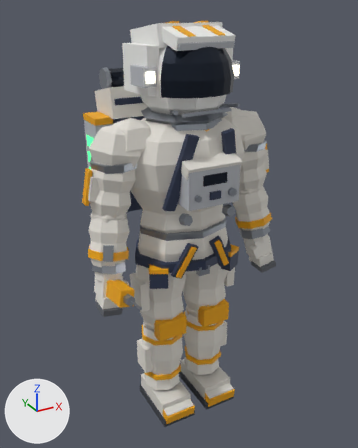
A saved change to the glTF model assets/models/characters/lucas.glb.
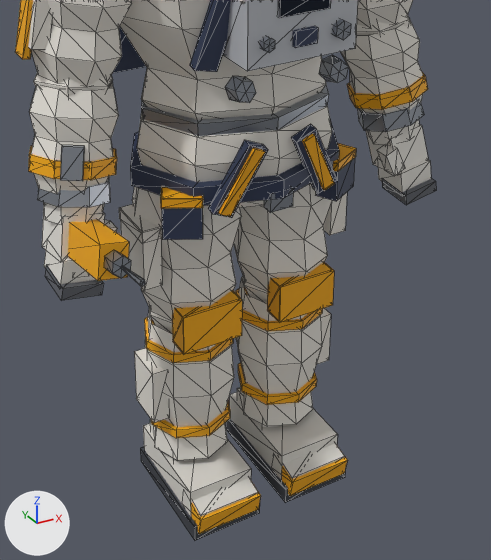
Old and new are each drawn whole from a 50 mm camera at (-1.078, -1.916, 1.986) aimed at (0.004, 0.05, 1.003) and again close up on the part from 21% to 84% of the width and 40% to 97% of the height. Arrows for +X, +Y and +Z are at lower left; the lights stay in place. The last two pictures show the newer version. The close-ups show mesh edges as thin lines. Where no turn or scale is listed for an object, it has been applied to the vertices.

Objects in the first close-up: 'Foot_R_Boot', 'Hand_R_Accent', 'Hand_R_Metal', 'Hips_Pack', 'Hips_Suit', 'LowerArm_L_Suit', 'LowerArm_R_Suit', 'LowerLeg_L_Suit', 'LowerLeg_R_Suit', 'Torso_Suit', 'Torso_SuitGrey', 'UpperArm_R_Suit', 'UpperLeg_L_Suit', 'UpperLeg_R_Suit' and 24 more.
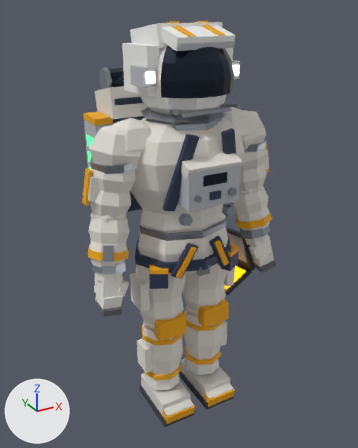
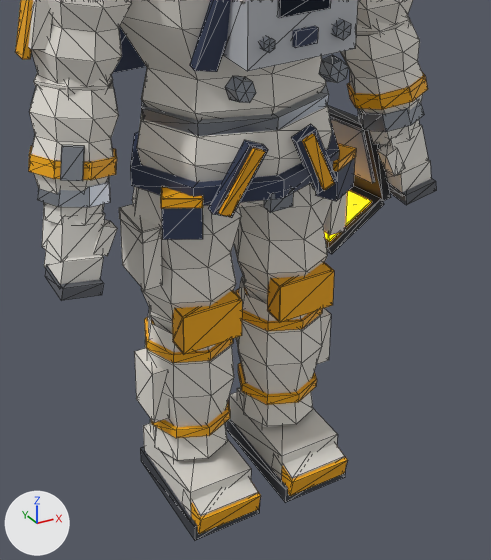
Where the change shows, as pixel boxes (x1, y1, x2, y2) in the close-ups (491 x 560 px):
'Hand_R_Accent', deleted (orange): before (68, 219, 129, 281)
'Prop_Laptop_HullBlack', added: after (325, 105, 391, 254)
'Prop_Laptop_SuitGrey', added: after (330, 117, 374, 183)
'Hand_R_Metal', deleted: before (104, 250, 146, 287)
'Prop_Laptop_Screen', added: after (324, 190, 372, 242)

The change, as a list of edits to the scene's bpy script:
```text
Add mat_screen:
    mat_screen = principled_material('Screen')
    mat_screen.base_color = (0.888, 0.397, 0.0)  # orange #f2a900
    mat_screen.roughness = 0.3
    mat_screen.emission_color = (0.888, 0.397, 0.0)  # orange #f2a900
    mat_screen.emission_strength = 2.0
Add mat_hullblack:
    mat_hullblack = principled_material('HullBlack')
    mat_hullblack.base_color = (0.013, 0.0144, 0.0176)  # black #1e2024
    mat_hullblack.roughness = 0.55
Add me_mesh_8_1:
    me_mesh_8_1.from_pydata([(-0.056, -0.015, -0.203), (-0.053, -0.016, -0.208), (-0.049, 0.206, -0.241), (-0.046, 0.205, -0.246), (-0.175, 0.198, -0.313), (-0.172, 0.197, -0.318), (-0.182, -0.024, -0.275), (-0.179, -0.025, -0.28)], [], [(0, 1, 2), (1, 3, 2), (4, 5, 6), (5, 7, 6), (4, 6, 2), (6, 0, 2), (7, 5, 1), (5, 3, 1), (6, 7, 0), (7, 1, 0), (2, 3, 4), (3, 5, 4)])
    me_mesh_8_1.materials.append(mat_screen)  # orange #f2a900, glowing orange #f2a900
Add me_mesh_7_1:
    me_mesh_7_1.from_pydata([(-0.065, 0.018, -0.023), (-0.041, -0.006, -0.159), (-0.058, 0.235, -0.06), (-0.034, 0.211, -0.196), (-0.066, 0.235, -0.062), (-0.042, 0.211, -0.197), (-0.073, 0.018, -0.024), (-0.049, -0.006, -0.16)], [], [(0, 1, 2), (1, 3, 2), (4, 5, 6), (5, 7, 6), (4, 6, 2), (6, 0, 2), (7, 5, 1), (5, 3, 1), (6, 7, 0), (7, 1, 0), (2, 3, 4), (3, 5, 4)])
    me_mesh_7_1.materials.append(mat_suitgrey)  # light grey #b9bcc2
Add me_mesh_6_1:
    me_mesh_6_1.from_pydata(...)  # 16 vertices, 24 faces; spans x -0.196..-0.004, y -0.045..0.257, z -0.343..-0.003
    me_mesh_6_1.materials.append(mat_hullblack)  # black #1e2024
Remove ob_hand_r_accent:
    ob_hand_r_accent = bpy.data.objects.new('Hand_R_Accent', me_mesh_16)
    ob_hand_r_accent.location = (-0.406, -0.042, 0.903)
Remove ob_hand_r_metal:
    ob_hand_r_metal = bpy.data.objects.new('Hand_R_Metal', me_mesh_17)
    ob_hand_r_metal.location = (-0.406, -0.042, 0.903)
Add ob_prop_laptop_screen:
    ob_prop_laptop_screen = bpy.data.objects.new('Prop_Laptop_Screen', me_mesh_8_1)
    ob_prop_laptop_screen.location = (0.406, -0.042, 0.903)
Add ob_prop_laptop_suitgrey:
    ob_prop_laptop_suitgrey = bpy.data.objects.new('Prop_Laptop_SuitGrey', me_mesh_7_1)
    ob_prop_laptop_suitgrey.location = (0.406, -0.042, 0.903)
Add ob_prop_laptop_hullblack:
    ob_prop_laptop_hullblack = bpy.data.objects.new('Prop_Laptop_HullBlack', me_mesh_6_1)
    ob_prop_laptop_hullblack.location = (0.406, -0.042, 0.903)
```
